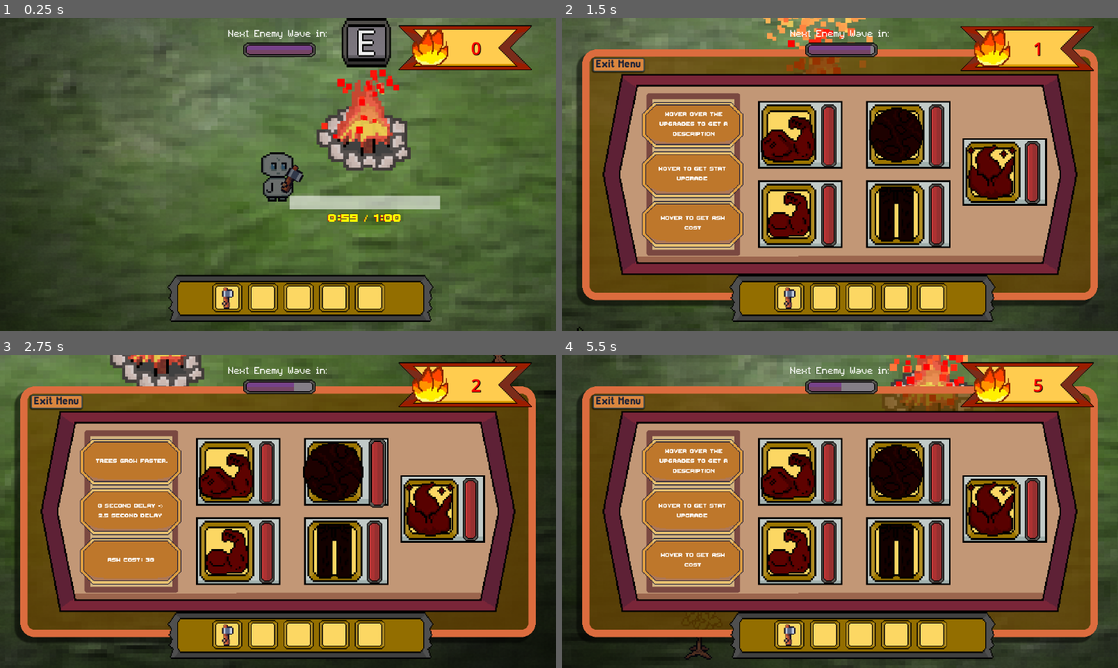
Above: before the commit, frames 1-4 (two rows, left to right).
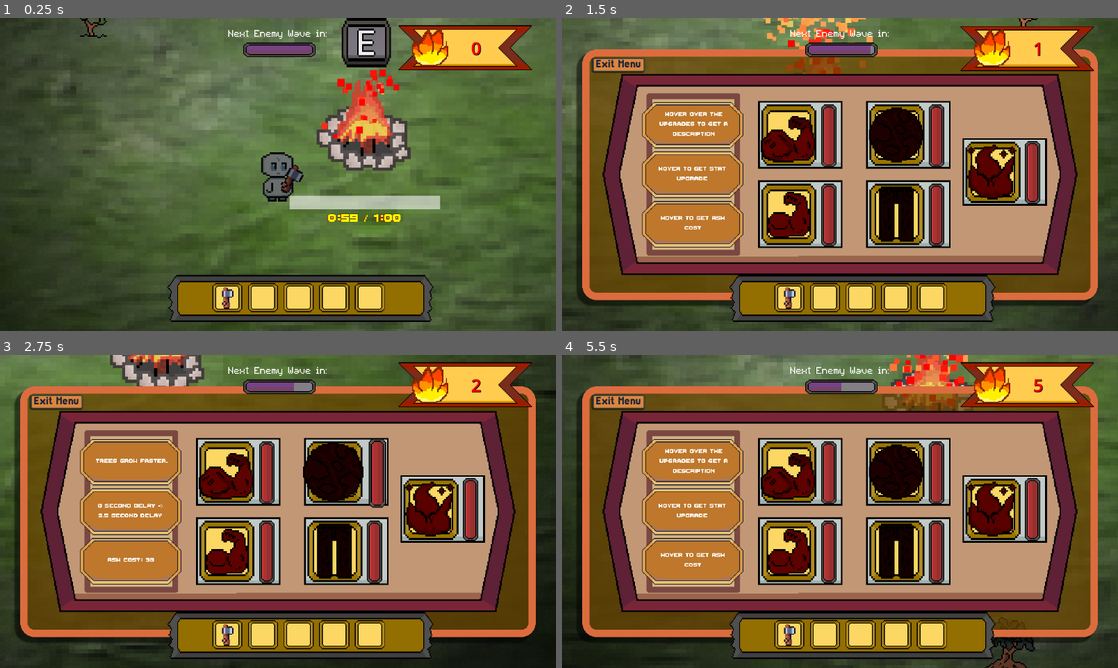
Above: after the commit, the same moments.

Repository: DaqCode/GameDevJS2025
Game: Godot game, scene res://scenes/UI/main_scene.tscn
Two runs of this game, one before a commit and one after it. Both use one fixed random seed, a clock stepped at 60 frames per second and the inputs below. This scene is started directly instead of the project's main scene.
Inputs (mouse positions are in pixels of both pictures, inside the frame that each line leads up to):
- Up to frame 1 (0.25 s): no input
- Up to frame 2 (1.5 s): move the mouse to (962, 158) at 0.52 s; hold D (right) 0.53-1.28 s; hold E (interact) 0.53-1.28 s; move the mouse to (728, 190) at 1.27 s; hold S (down) from 1.28 s (still down); tap E (interact) at 1.35 s
- Up to frame 3 (2.75 s): move the mouse to (333, 442) at 2.02 s; release S (down) at 2.03 s; hold D (right) from 2.03 s (still down); hold E (interact) from 2.03 s (still down)
- Up to frame 4 (5.5 s): move the mouse to (812, 574) at 2.77 s; release D (right) at 2.78 s; release E (interact) at 2.78 s; hold W (up) 2.78-3.53 s; tap E (interact) at 2.85, 4.35 s; move the mouse to (1006, 558) at 3.52 s; hold E (interact) 3.53-4.28 s; hold A (left) 3.53-5.03 s; move the mouse to (673, 464) at 4.27 s; move the mouse to (867, 511) at 5.02 s; hold S (down) from 5.03 s (still down); hold E (interact) from 5.03 s (still down)

The runs differ from the first frame. In frame 1, 0.1% of the frame differs, in the area x 14-20%, y 0-7%; in frame 2, less than 0.1%; in frame 3, less than 0.1%; in frame 4, 0.5%, in the area x 22-86%, y 83-100%.

Commit message:
added tree respawning

Diff:
--- a/gamedevjs2025/events/events.gd
+++ b/gamedevjs2025/events/events.gd
@@ -4,6 +4,7 @@
 signal open_upgrade
 signal update_ash_count
 signal add_inventory_item(name)
+signal tree_chopped_down
 # HI! heres how my signal works. This is emitted every time the player picks up and item
 # the name value:
 #	- if the item is a plank name will just be "plank"
--- a/gamedevjs2025/scenes/assets/trees/tree_types.gd
+++ b/gamedevjs2025/scenes/assets/trees/tree_types.gd
@@ -146,6 +146,7 @@
 	dropItems(dropped_seed_preload,seed_value,"seed")
 
 	emit_signal("begin_waiting_until_chop")
+	Events.tree_chopped_down.emit()
 	interact_button.visible = false
 	health_bar.visible = false
 	can_be_chopped = false
--- a/gamedevjs2025/scenes/mainPlayArea/main_scene.gd
+++ b/gamedevjs2025/scenes/mainPlayArea/main_scene.gd
@@ -13,31 +13,37 @@
 # - Each of these trees need to be instantiated, and connected to a signal for the player to chop down.
 
 func _ready() -> void:
+	Events.tree_chopped_down.connect(spawn_tree)
 	reset_game()
 
 	$AshCountForLater.start()
 	for i in range(randi_range(3, 7)):
-		var tree = TreeScene.instantiate()
-		add_child(tree)
+		spawn_tree()
+		# print("Tree %d at %s" % [i, tree.pos])
 
-		while true:
-			var pos = Vector2(randf_range(428, 892), randf_range(156, 406))
-			if is_in_campfire_zone(pos):
-				continue
 
-			var safe := true
-			for other_pos in placed_positions:
-				if pos.distance_to(other_pos) < MIN_TREE_SEPARATION:
-					safe = false
-					break
-			if not safe:
-				# too close, pick again
-				continue
+func spawn_tree() -> void:
+	print("Another Tree Spawned")
+	var tree = TreeScene.instantiate()
+	add_child(tree)
 
-			placed_positions.append(pos)
-			tree.global_position = pos
-			break
-		# print("Tree %d at %s" % [i, tree.pos])
+	while true:
+		var pos = Vector2(randf_range(428, 892), randf_range(156, 406))
+		if is_in_campfire_zone(pos):
+			continue
+
+		var safe := true
+		for other_pos in placed_positions:
+			if pos.distance_to(other_pos) < MIN_TREE_SEPARATION:
+				safe = false
+				break
+		if not safe:
+			# too close, pick again
+			continue
+
+		placed_positions.append(pos)
+		tree.global_position = pos
+		break
 
 
 func is_in_campfire_zone(pos: Vector2) -> bool:
